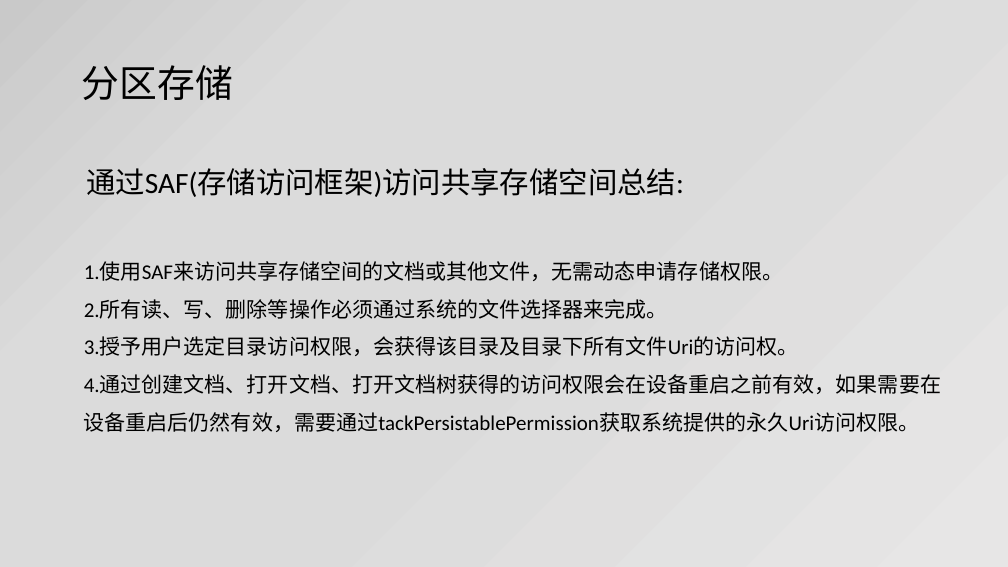
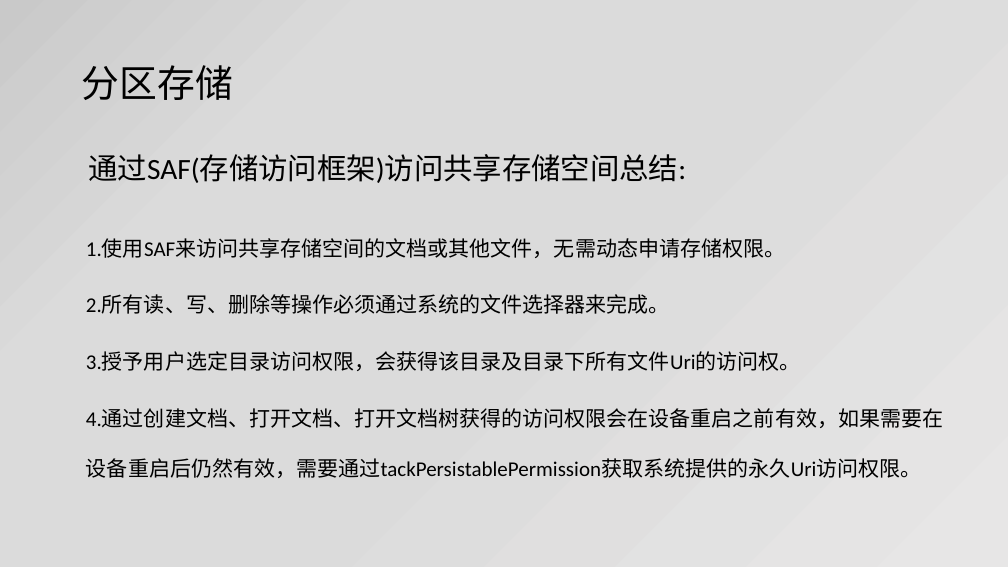
Before and after one commit to jianjunxiao/Adaptation, a slide deck: slide 15 of Android10、11适配.pptx. Drawn at 1008x567 pixels with LibreOffice and Linux fonts; fonts in the diff are those of the drawing. Boxes give left, top, right and bottom in pixels: in the first picture for what was removed or moved away, otherwise in the second. Text is boxed around its words. In the diff, an @@ line names an element or a change of style, - is before the commit and + after.

Commit message:
ppt完成

```diff
--- a/Android10、11适配.pptx
+++ b/Android10、11适配.pptx
@@ text "通过SAF(存储访问框架)访问共享存储空间总结:" moved from (x1=86, y1=168, x2=684, y2=197) to (x1=88, y1=154, x2=686, y2=183) @@
@@ text "1.使用SAF来访问共享存储空间的文档或其他文件，无需动态申请存储权限。" moved from (x1=84, y1=261, x2=941, y2=432) to (x1=86, y1=238, x2=943, y2=478) @@
@@ text "1.使用SAF来访问共享存储空间的文档或其他文件，无需动态申请存储权限。" at (x1=86, y1=238, x2=943, y2=478): line spacing 1.5 to 2; more space between paragraphs @@
```
Also in this commit, not shown: 10 other slides changed, 8 slides added, 1 slide removed, 8 other files.
